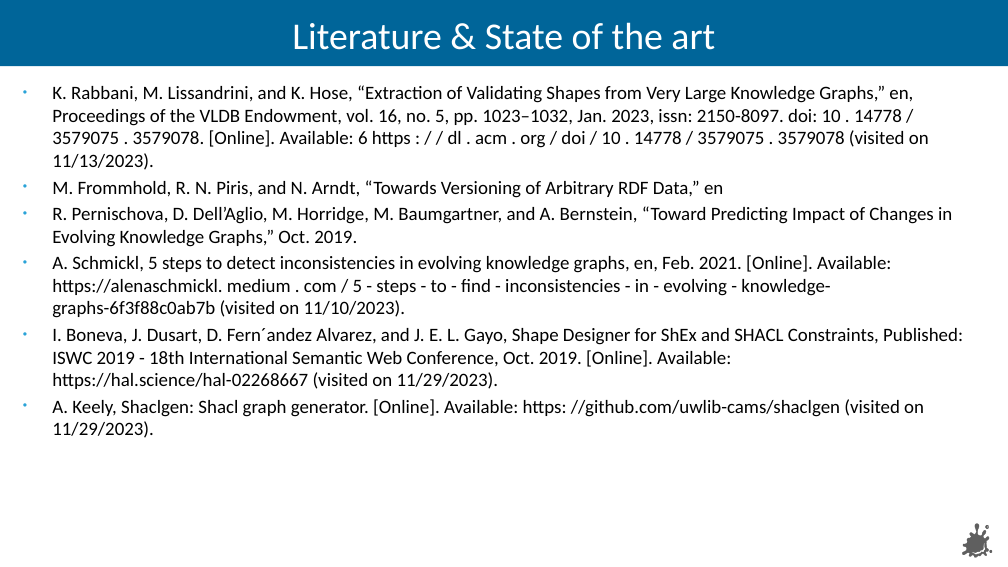
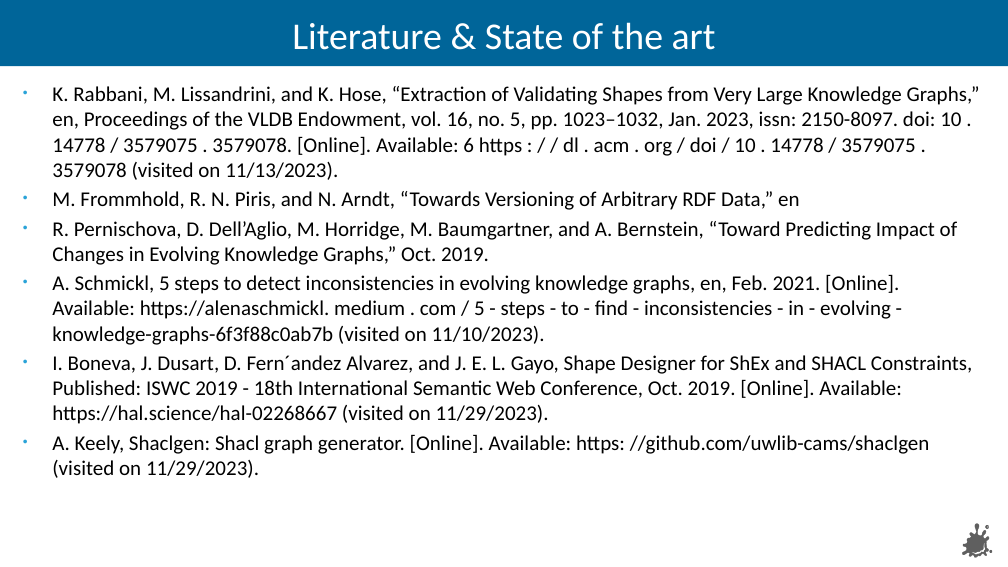
Before and after one commit to Eva0410/QseEvolvingKg, a slide deck: slide 6 of QseEvolvingKgWebApp/notes/Proposal/Proposal_Presentation.pptx. Drawn at 1008x567 pixels with LibreOffice and Linux fonts; fonts in the diff are those of the drawing; background and template pictures are left out. Boxes give left, top, right and bottom in pixels: in the first picture for what was removed or moved away, otherwise in the second. Text is boxed around its words. In the diff, an @@ line names an element or a change of style, - is before the commit and + after.

```diff
--- a/QseEvolvingKgWebApp/notes/Proposal/Proposal_Presentation.pptx
+++ b/QseEvolvingKgWebApp/notes/Proposal/Proposal_Presentation.pptx
@@ text "K. Rabbani, M. Lissandrini, and ..." at [52, 86, 980, 478]: size 18 to 20 pt @@
```
Also in this commit, not shown: 2 other slides changed, 2 other files.
